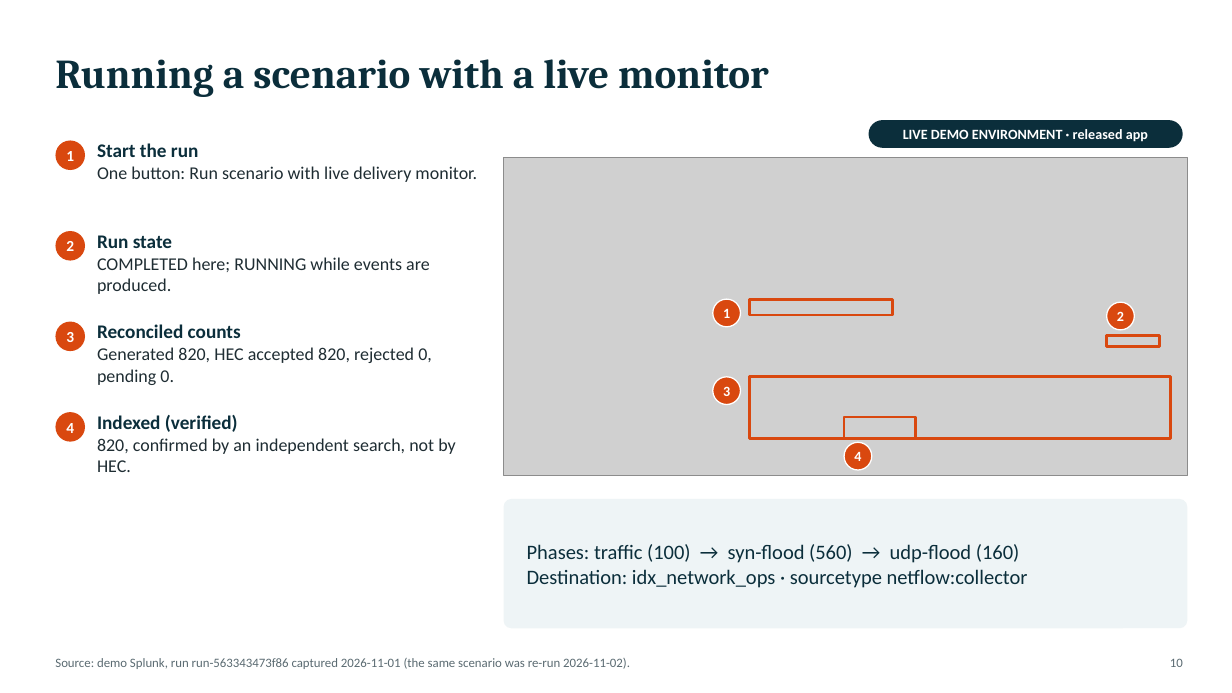
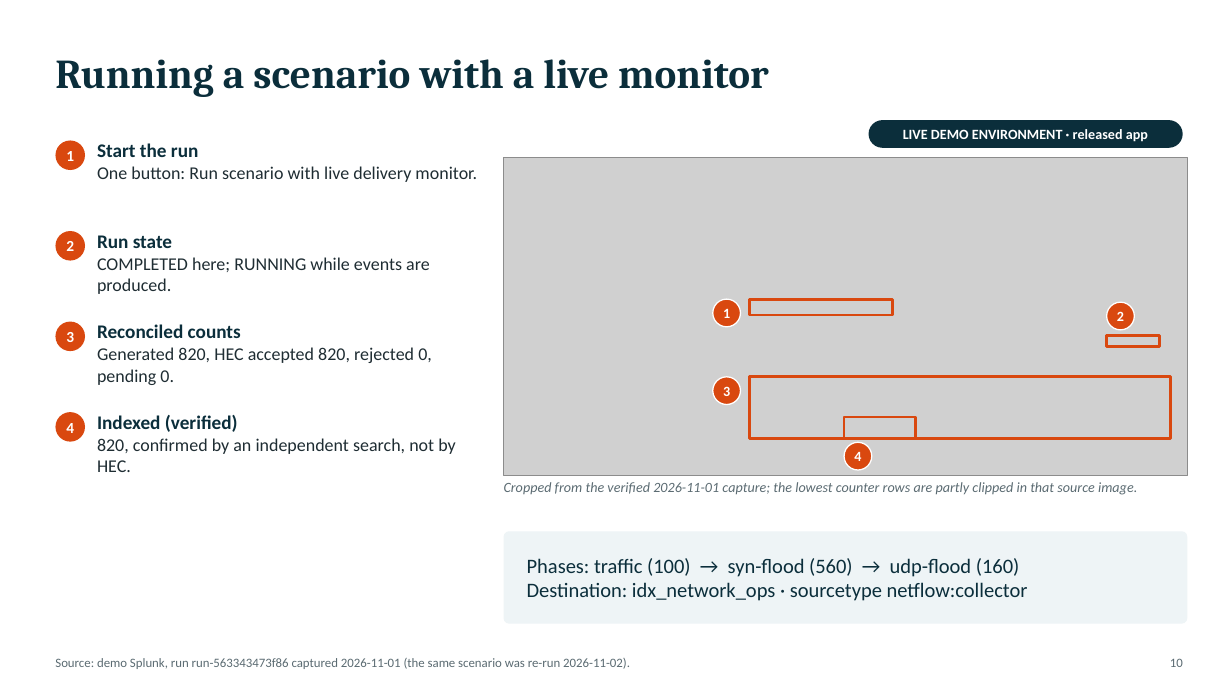
Before and after one commit to machowdhury/NetSpout, a slide deck: slide 10 of demo/presentations/NetSpout_PulseForge_Demo.pptx. Drawn at 1232x693 pixels with LibreOffice and Linux fonts; fonts in the diff are those of the drawing; grey boxes stand for pictures. Boxes give left, top, right and bottom in pixels: in the first picture for what was removed or moved away, otherwise in the second. Text is boxed around its words. In the diff, an @@ line names an element or a change of style, - is before the commit and + after.

```diff
--- a/demo/presentations/NetSpout_PulseForge_Demo.pptx
+++ b/demo/presentations/NetSpout_PulseForge_Demo.pptx
@@ text added at (504,482,1137,495), 11 pt, text #5B6B72, italic @@
+Cropped from the verified 2026-11-01 capture; the lowest counter rows are partly clipped in that source image.
@@ rounded rectangle: place and size @@
-rounded rectangle at (504,499,1188,628)
+rounded rectangle at (504,531,1188,624)
@@ text "Phases: traffic (100) → syn-flood ...": place and size @@
-text "Phases: traffic (100) → syn-flood ..." at (527,544,1028,588)
+text "Phases: traffic (100) → syn-flood ..." at (527,558,1028,601)
```
Also in this commit, not shown: 1 other slide changed, 3 other files.
